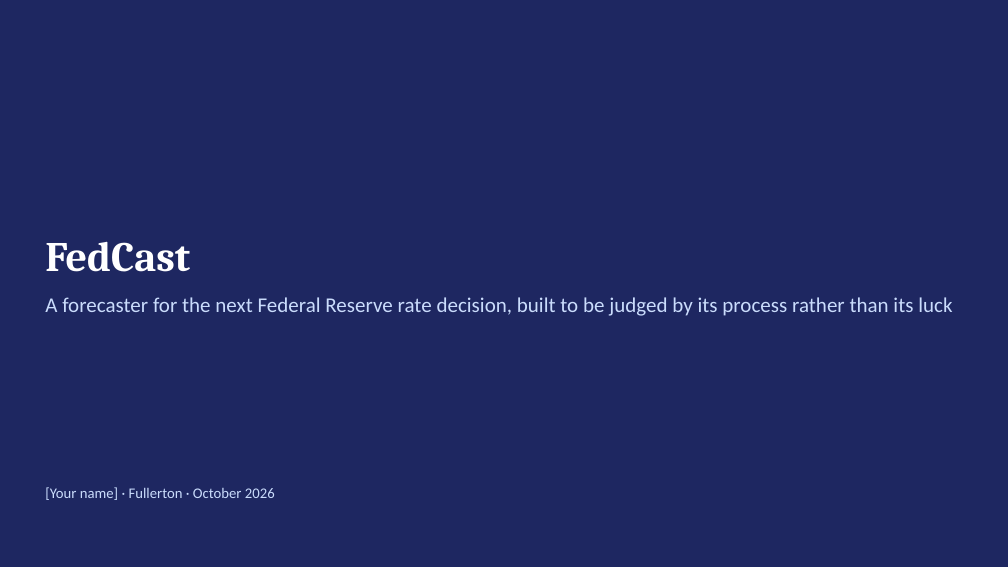
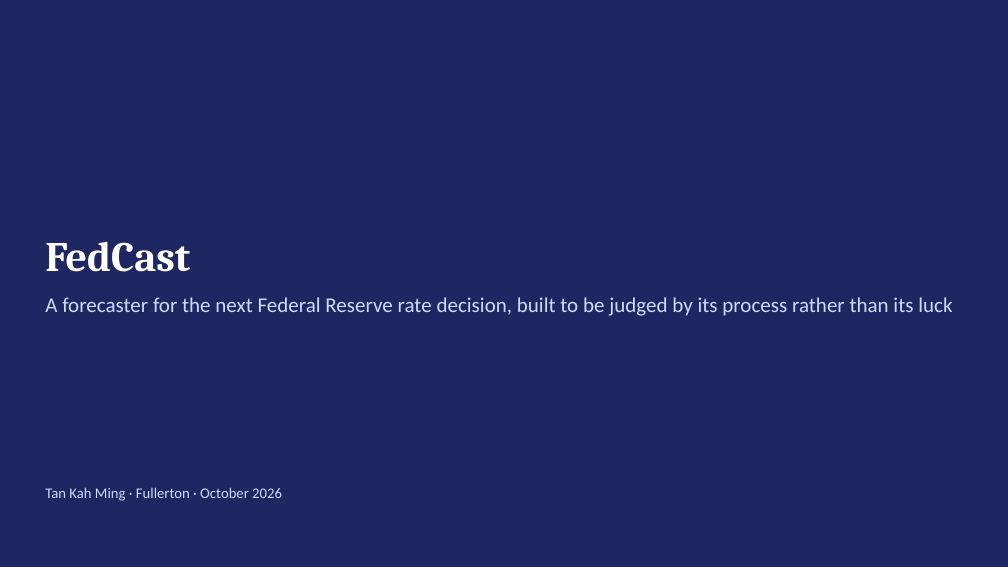
Before and after one commit to kmt112/fed-forecast, a slide deck: slide 1 of docs/FedCast_Fullerton.pptx. Drawn at 1008x567 pixels with LibreOffice and Linux fonts; fonts in the diff are those of the drawing. Boxes give left, top, right and bottom in pixels: in the first picture for what was removed or moved away, otherwise in the second. Text is boxed around its words. In the diff, an @@ line names an element or a change of style, - is before the commit and + after.

```diff
--- a/docs/FedCast_Fullerton.pptx
+++ b/docs/FedCast_Fullerton.pptx
@@ text at [45, 488, 282, 501]: text changed @@
-[Your name] · Fullerton · October 2026
+Tan Kah Ming · Fullerton · October 2026
```
Also in this commit, not shown: 7 slides added, 1 slide removed, 2 other files.
